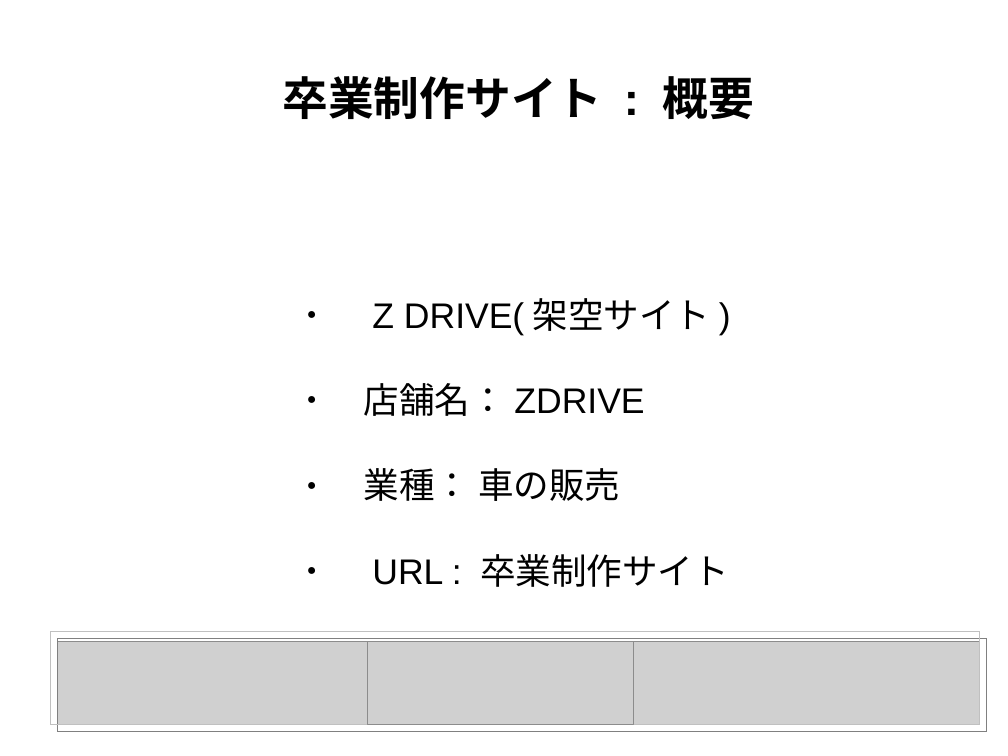
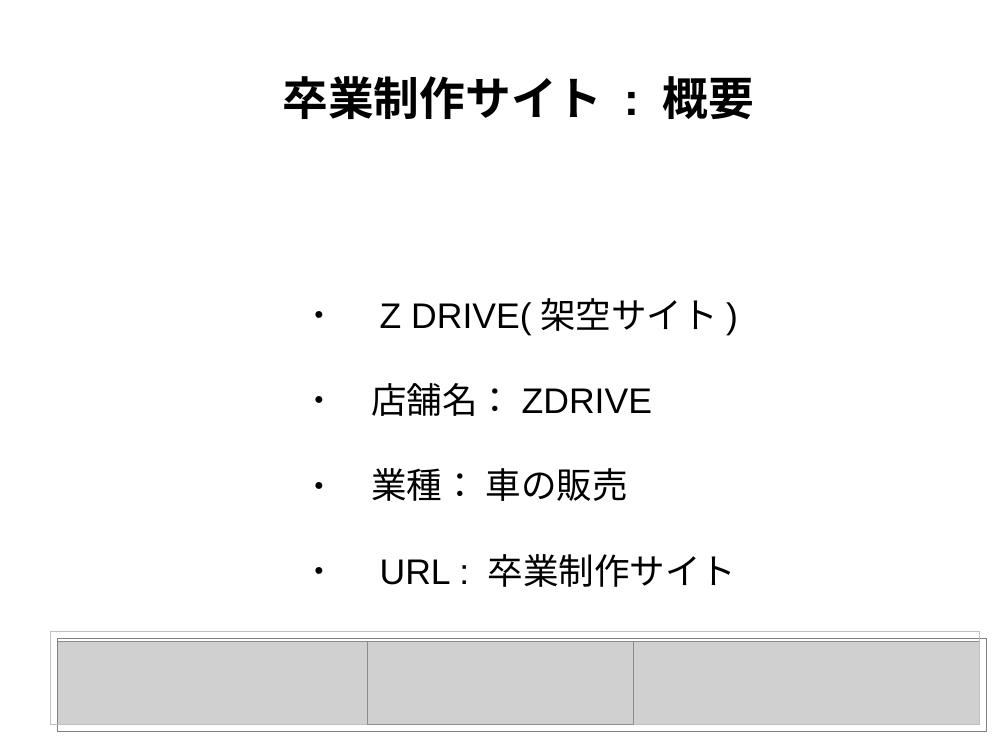
Before and after one commit to cameraluvsme/zdrive, a slide deck: slide 2 of grad_thesis.odp. Drawn at 1008x756 pixels with LibreOffice and Linux fonts; fonts in the diff are those of the drawing; grey boxes stand for pictures. Boxes give left, top, right and bottom in pixels: in the first picture for what was removed or moved away, otherwise in the second. Text is boxed around its words. In the diff, an @@ line names an element or a change of style, - is before the commit and + after.

```diff
--- a/grad_thesis.odp
+++ b/grad_thesis.odp
@@ subtitle "Z DRIVE(架空サイト)": place and size @@
-subtitle "Z DRIVE(架空サイト)" at [364, 298, 729, 587]
+subtitle "Z DRIVE(架空サイト)" at [371, 298, 737, 587]
```
Also in this commit, not shown: 2 other slides changed, 2 other files.
